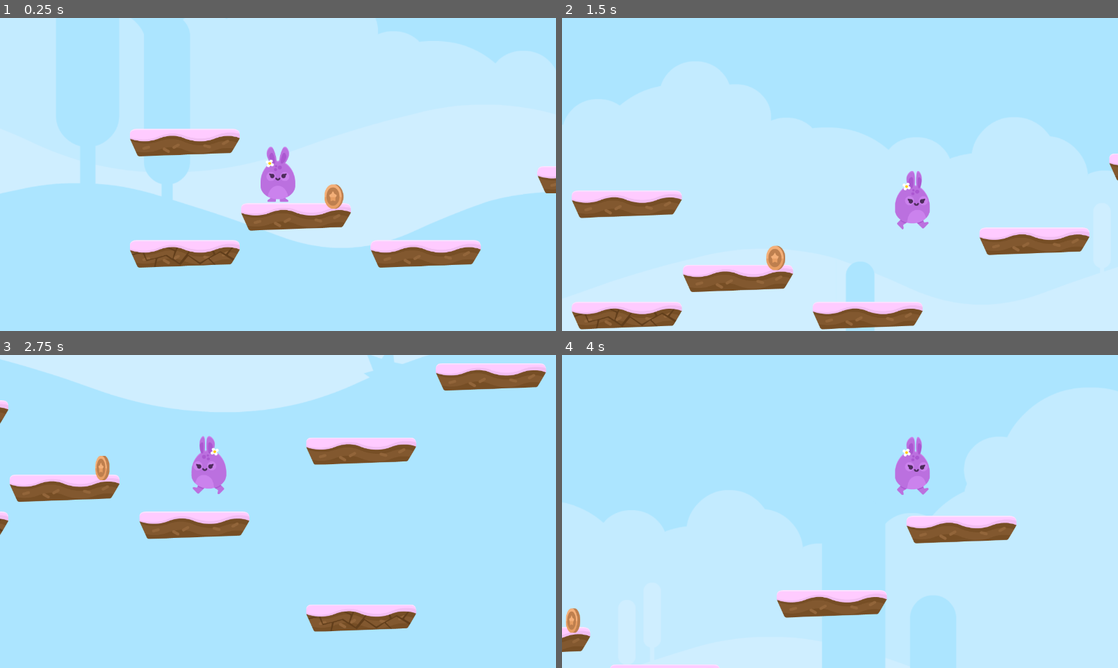
Above: before the commit, frames 1-4 (two rows, left to right).
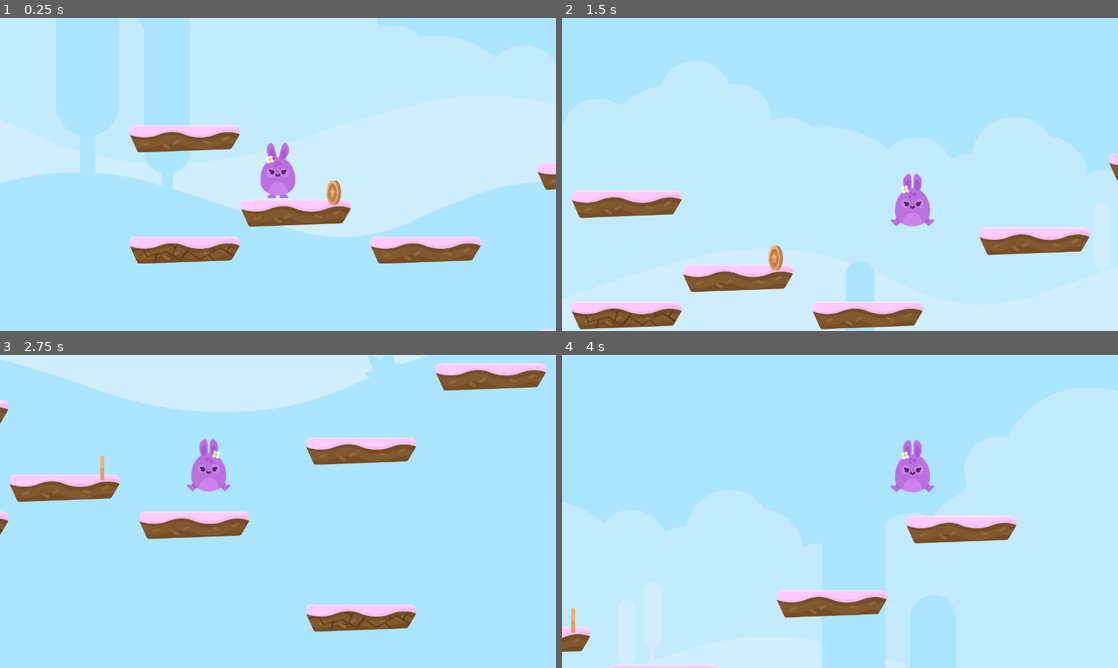
Above: after the commit, the same moments.

Repository: DiscoveringGodot/3_Hoppy_Days
Game: Godot game, scene res://Level 1.tscn
Same seed, same stepped clock (60 frames per second), same inputs: the game is played once before the commit and once after it.
Inputs:
- Up to frame 1 (0.25 s): no input
- Up to frame 2 (1.5 s): hold Up (ui_up) 0.53-1.28 s; hold Right (ui_right) from 0.53 s (still down); tap Up (ui_up) at 1.35 s
- Up to frame 3 (2.75 s): tap Up (ui_up) at 1.52, 1.82 s; release Right (ui_right) at 2.03 s; hold Left (ui_left) from 2.03 s (still down); hold Up (ui_up) from 2.03 s (still down)
- Up to frame 4 (4 s): release Left (ui_left) at 2.78 s; release Up (ui_up) at 2.78 s; hold Right (ui_right) from 2.78 s (still down); tap Up (ui_up) at 2.85, 3.02, 3.32 s; hold Up (ui_up) from 3.53 s (still down)

The runs differ from the first frame. In frame 1, 7.1% of the frame differs, in the area x 0-100%, y 34-100%; in frame 2, 0.5%; in frame 3, 0.5%; in frame 4, 0.5%.

Commit message:
fixed animation bug - jump animaiton now over-rides all others when in air

Diff:
--- a/Coin.tscn
+++ b/Coin.tscn
@@ -40,7 +40,6 @@
 
 frames = SubResource( 1 )
 animation = "default"
-frame = 5
 playing = true
 _sections_unfolded = [ "Transform" ]
 
--- a/Level 1.tscn
+++ b/Level 1.tscn
@@ -4,7 +4,7 @@
 [ext_resource path="res://Player.tscn" type="PackedScene" id=2]
 [ext_resource path="res://Coin.tscn" type="PackedScene" id=3]
 
-[node name="Level 1" type="Node2D" index="0"]
+[node name="Level 1" type="Node2D"]
 
 [node name="TileMap" type="TileMap" parent="." index="0"]
 
@@ -28,7 +28,7 @@
 
 [node name="Player" parent="." index="1" instance=ExtResource( 2 )]
 
-position = Vector2( 511.967, 267.647 )
+position = Vector2( 511.967, 280.915 )
 gravity = 40
 jump_height = -1250
 
--- a/Player.tscn
+++ b/Player.tscn
@@ -1,36 +1,37 @@
-[gd_scene load_steps=11 format=2]
+[gd_scene load_steps=12 format=2]
 
 [ext_resource path="res://scripts/Player.gd" type="Script" id=1]
-[ext_resource path="res://gfx/PNG/Players/bunny2_ready.png" type="Texture" id=2]
-[ext_resource path="res://gfx/PNG/Players/bunny2_stand.png" type="Texture" id=3]
-[ext_resource path="res://gfx/PNG/Players/bunny2_jump.png" type="Texture" id=4]
-[ext_resource path="res://gfx/PNG/Players/bunny2_hurt.png" type="Texture" id=5]
-[ext_resource path="res://gfx/PNG/Players/bunny2_walk1.png" type="Texture" id=6]
-[ext_resource path="res://gfx/PNG/Players/bunny2_walk2.png" type="Texture" id=7]
+[ext_resource path="res://gfx/PNG/Players/bunny2_hurt.png" type="Texture" id=2]
+[ext_resource path="res://gfx/PNG/Players/bunny2_walk1.png" type="Texture" id=3]
+[ext_resource path="res://gfx/PNG/Players/bunny2_walk2.png" type="Texture" id=4]
+[ext_resource path="res://gfx/PNG/Players/bunny2_jump.png" type="Texture" id=5]
+[ext_resource path="res://gfx/PNG/Players/bunny2_ready.png" type="Texture" id=6]
+[ext_resource path="res://gfx/PNG/Players/bunny2_stand.png" type="Texture" id=7]
 [ext_resource path="res://Camera2D.tscn" type="PackedScene" id=8]
+[ext_resource path="res://sound/happy.ogg" type="AudioStream" id=9]
 
 [sub_resource type="SpriteFrames" id=1]
 
 animations = [ {
-"frames": [ ExtResource( 2 ), ExtResource( 3 ) ],
+"frames": [ ExtResource( 2 ) ],
 "loop": true,
-"name": "idle",
-"speed": 2.0
+"name": "hurt",
+"speed": 5.0
 }, {
-"frames": [ ExtResource( 4 ) ],
+"frames": [ ExtResource( 3 ), ExtResource( 4 ) ],
+"loop": true,
+"name": "walk",
+"speed": 5.0
+}, {
+"frames": [ ExtResource( 5 ) ],
 "loop": true,
 "name": "jump",
 "speed": 5.0
 }, {
-"frames": [ ExtResource( 5 ) ],
-"loop": true,
-"name": "hurt",
-"speed": 5.0
-}, {
 "frames": [ ExtResource( 6 ), ExtResource( 7 ) ],
 "loop": true,
-"name": "walk",
-"speed": 5.0
+"name": "idle",
+"speed": 2.0
 } ]
 
 [sub_resource type="CapsuleShape2D" id=2]
@@ -65,3 +66,21 @@
 _sections_unfolded = [ "Transform" ]
 
 [node name="Camera2D" parent="CollisionShape2D" index="0" instance=ExtResource( 8 )]
+
+[node name="MusicPlayer" type="AudioStreamPlayer2D" parent="." index="2"]
+
+stream = ExtResource( 9 )
+volume_db = 0.0
+autoplay = true
+max_distance = 2000.0
+attenuation = 1.0
+bus = "Master"
+area_mask = 1
+
+[node name="CollisionRay" type="RayCast2D" parent="." index="3"]
+
+position = Vector2( 0, 60.5842 )
+enabled = true
+exclude_parent = true
+cast_to = Vector2( 0, 50 )
+collision_mask = 3
--- a/scripts/Player.gd
+++ b/scripts/Player.gd
@@ -10,13 +10,11 @@
 var current_animation = "idle"
 var coin_count = 0
 
-func _ready():
-	pass
-
 func _physics_process(delta):
 	fall()
 	run()
 	jump()
+	check_for_ground()
 	move_and_slide(motion,up)
 	animation.animation = current_animation
 
@@ -43,7 +41,10 @@
 	if is_on_floor() == true:
 		if Input.is_action_pressed("ui_up"):
 			motion.y = jump_height
-			current_animation = "jump"
+
+func check_for_ground():
+	if not $CollisionRay.is_colliding():
+		current_animation = "jump"
 
 func _on_Coin_Coin_Pickup():
 	coin_count += 1
Not shown, added: sound/happy.ogg.import
Not shown, added: sound/happy.ogg
